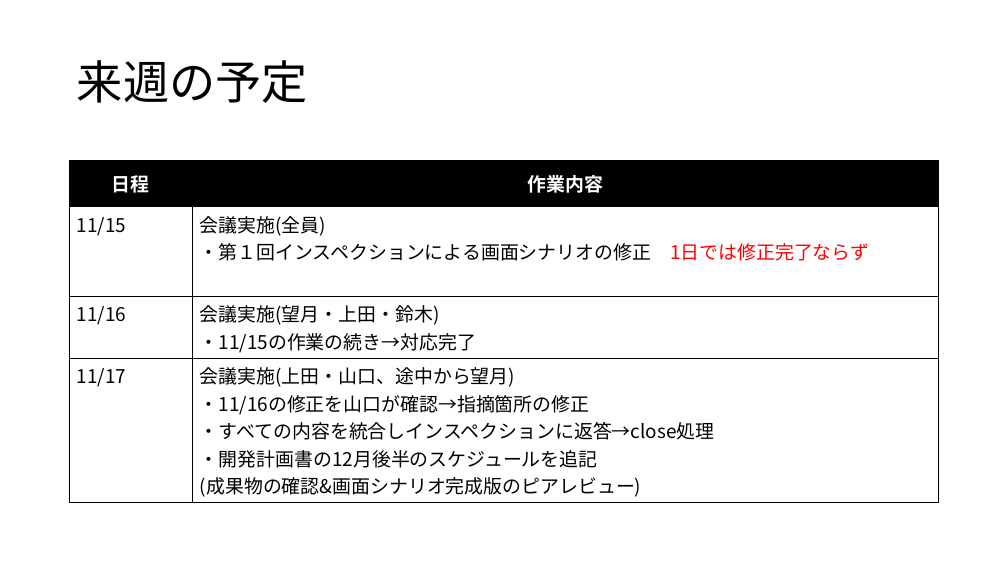
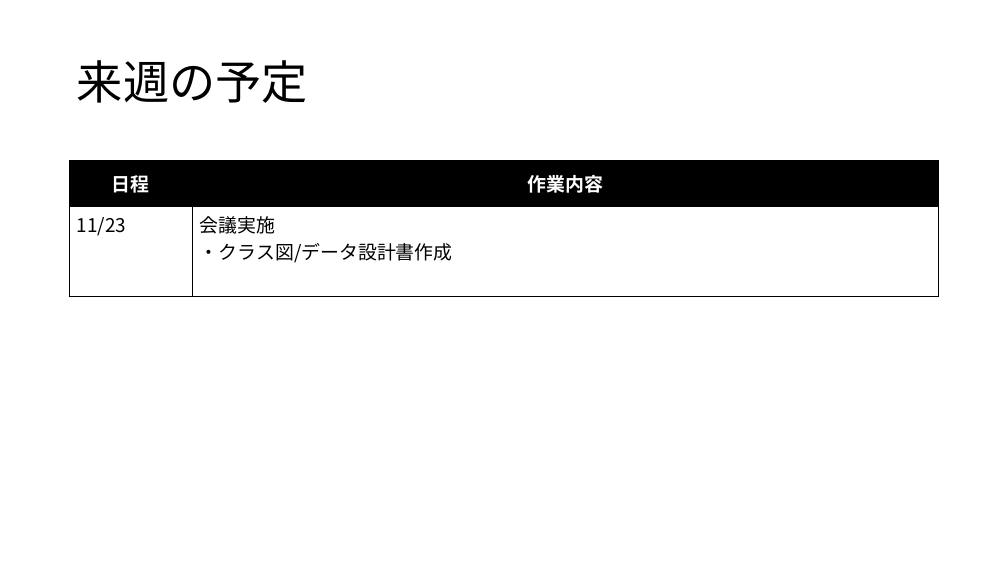
Before and after one commit to hatosableSAN/KTaNE-Expertingweb, a slide deck: slide 5 of docs/progress/group_progress/20211119グループ進捗報告書.pptx. Drawn at 1008x567 pixels with LibreOffice and Linux fonts; fonts in the diff are those of the drawing. Boxes give left, top, right and bottom in pixels: in the first picture for what was removed or moved away, otherwise in the second. Text is boxed around its words. In the diff, an @@ line names an element or a change of style, - is before the commit and + after.

Commit message:
fix:1119グループ進捗報告書を修正

```diff
--- a/docs/progress/group_progress/20211119グループ進捗報告書.pptx
+++ b/docs/progress/group_progress/20211119グループ進捗報告書.pptx
@@ table at (x1=70, y1=160, x2=939, y2=281) @@
-row 2: 11/15 | 会議実施(全員) / ・第１回インスペクションによる画面シナリオの修正 1日では修正完了ならず
-row 3: 11/16 | 会議実施(望月・上田・鈴木) / ・11/15の作業の続き→対応完了
-row 4: 11/17 | 会議実施(上田・山口、途中から望月) / ・11/16の修正を山口が確認→指摘箇所の修正 / ・すべての内容を統合しインスペクションに返答→close処理 / ・開発計画書の12月後半のスケジュールを追記 / (成果物の確認&画面シナリオ完成版のピアレビュー)
+row 2: 11/23 | 会議実施 / ・クラス図/データ設計書作成
```
